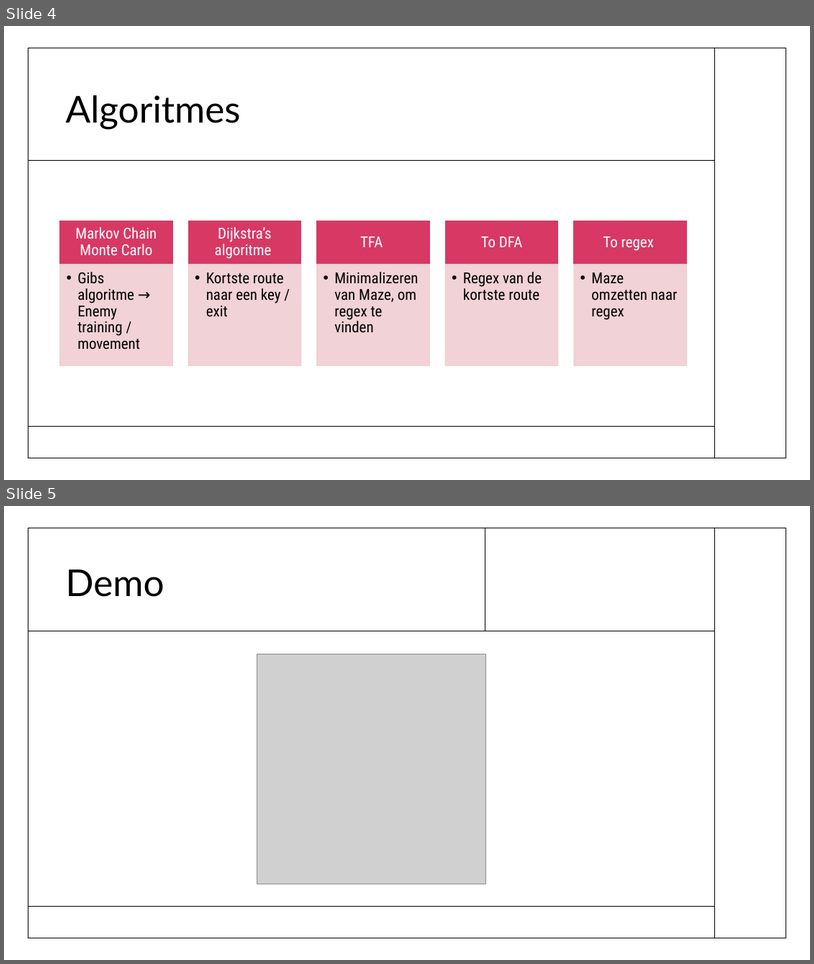
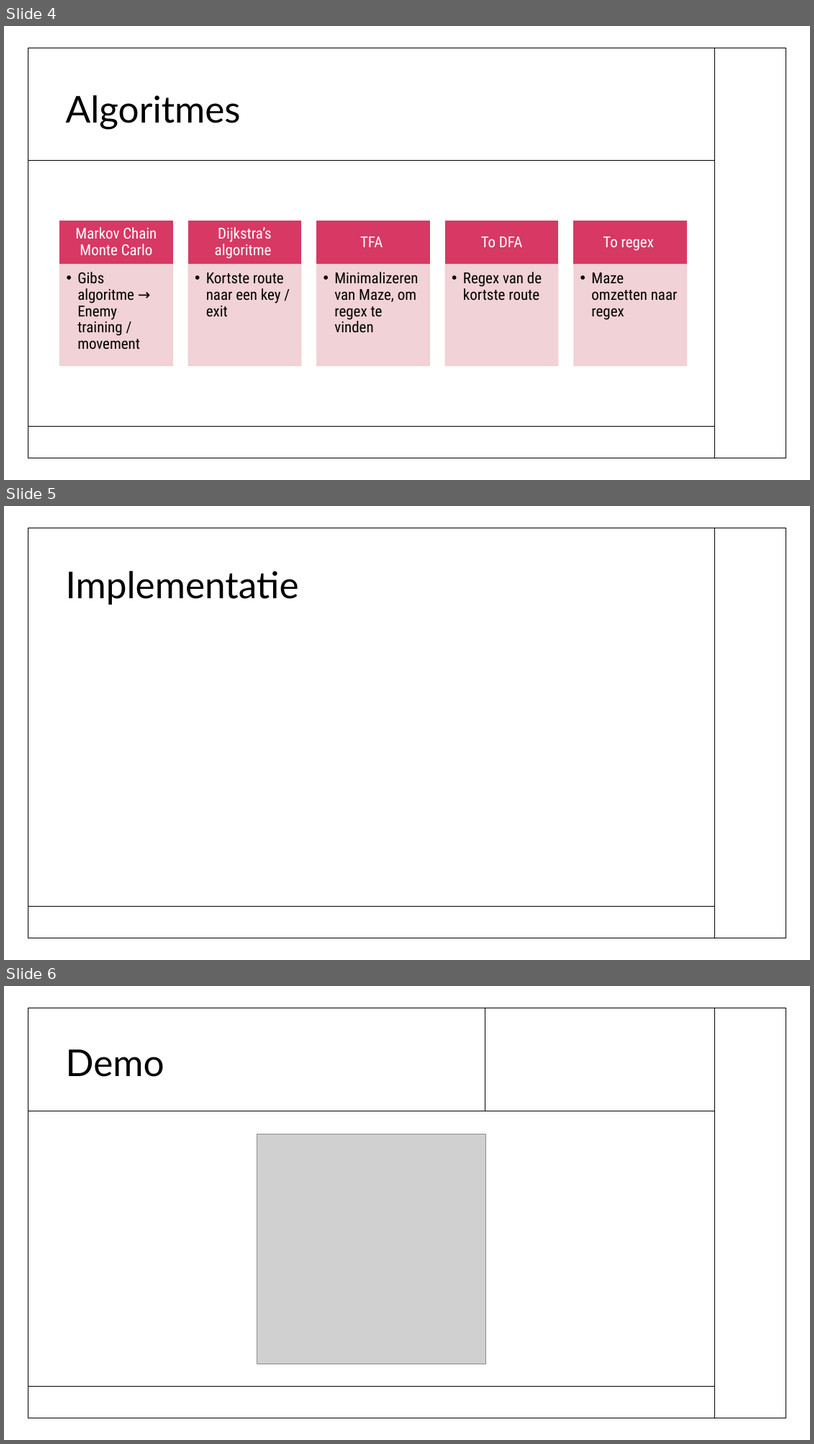
Before and after one commit to JasonLiu1229/Automata-Group-Project_2021-2022, a slide deck: Project_powerpoint/Tog_demo.pptx. Shown one above the other, each under a label of ours: slides 4 and 5 before the commit, slides 4, 5 and 6 after it. The pictures are 814x964 and 814x1444 pixels, drawn with LibreOffice and Linux fonts; fonts in the diff are those of the drawing; grey boxes stand for pictures. Boxes give left, top, right and bottom in pixels: in the first picture for what was removed or moved away, otherwise in the second. Text is boxed around its words. In the diff, an @@ line names an element or a change of style, - is before the commit and + after.

```diff
--- a/Project_powerpoint/Tog_demo.pptx
+++ b/Project_powerpoint/Tog_demo.pptx
@@ slide 5 added at bbox=[4, 506, 810, 960], background #FFFFFF @@
@@ rectangle added at bbox=[28, 528, 786, 938], outline #000000 1 pt @@
@@ line added from (715, 528) to (715, 937), #000000 1 pt @@
@@ title added at bbox=[66, 571, 299, 605], 44 pt, text #000000 @@
+Implementatie
@@ line added from (28, 906) to (715, 906), #000000 1 pt @@
@@ what was slide 5 is now slide 6 @@
```
Also in this commit, not shown: 3 other files.
